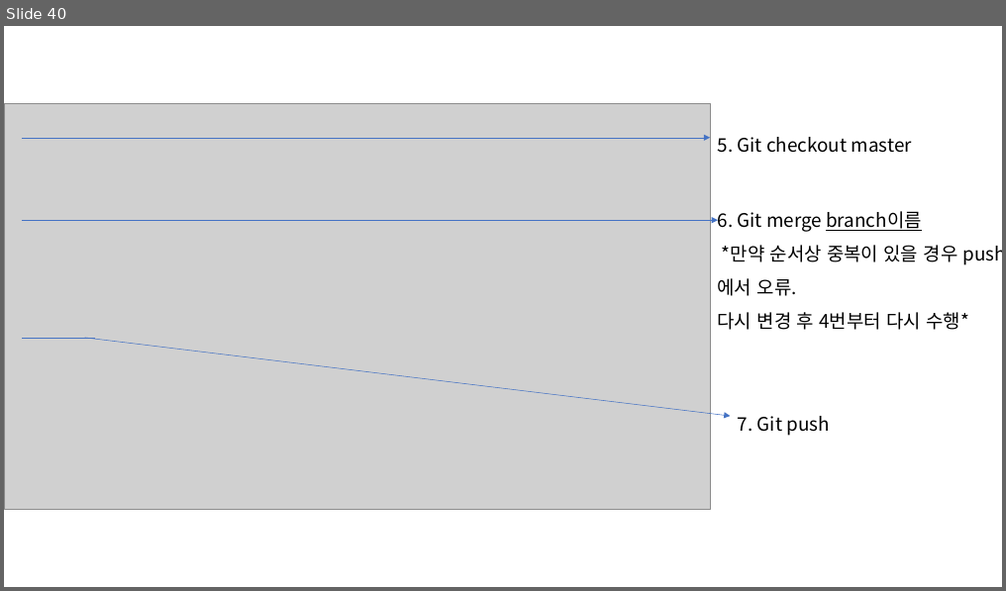
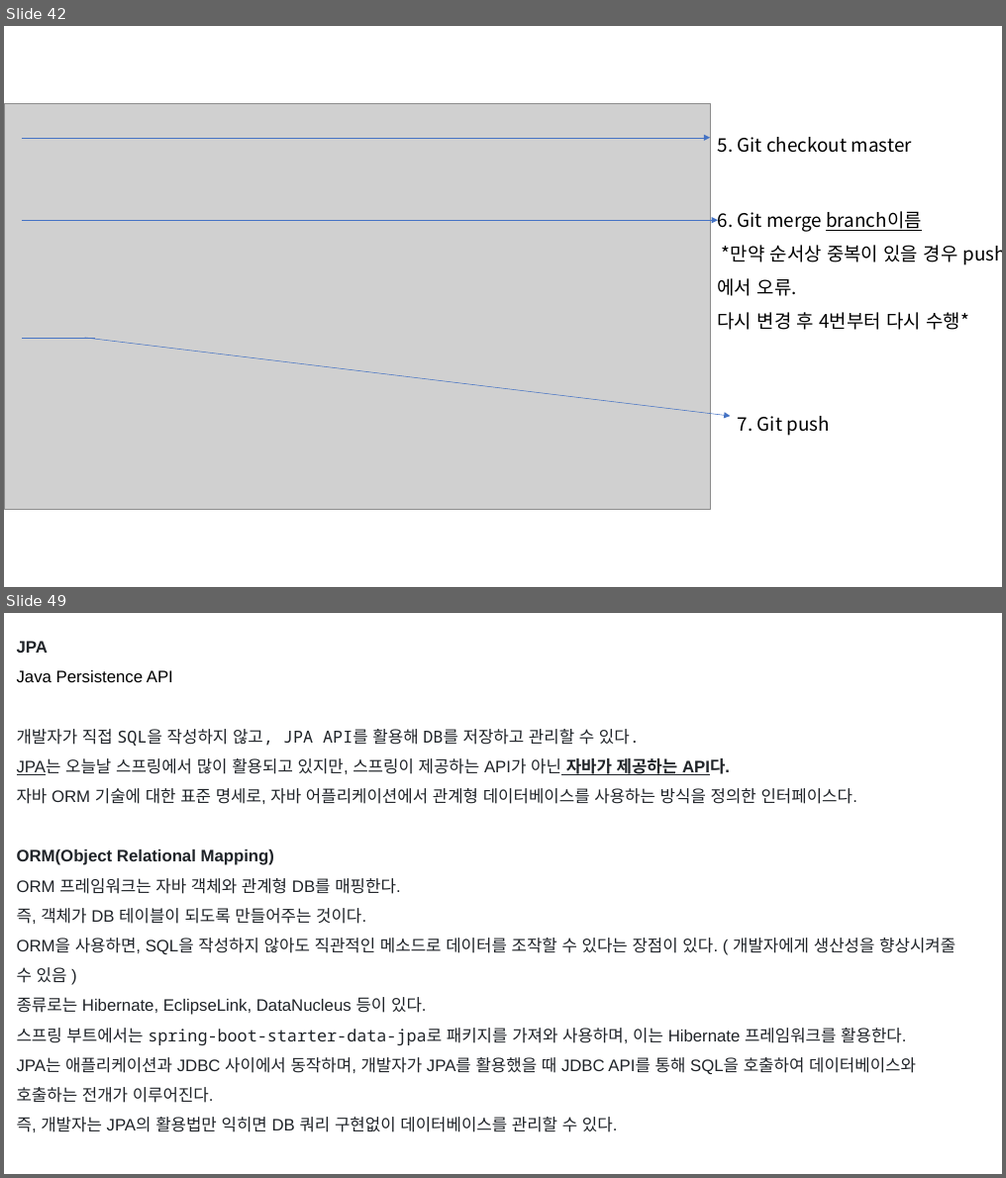
Before and after one commit to yunju94/know, a slide deck: know.pptx. Shown one above the other, each under a label of ours: slide 40 before the commit, slides 42 and 49 after it; the slides between them are not shown. The pictures are 1006x591 and 1006x1178 pixels, drawn with LibreOffice and Linux fonts; fonts in the diff are those of the drawing; grey boxes stand for pictures. Boxes give left, top, right and bottom in pixels: in the first picture for what was removed or moved away, otherwise in the second. Text is boxed around its words. In the diff, an @@ line names an element or a change of style, - is before the commit and + after.

```diff
--- a/know.pptx
+++ b/know.pptx
@@ slide 49 added at [4,613,1002,1174], background #FFFFFF @@
@@ text added at [17,641,955,1133], 16 pt, text #1F2328 @@
+JPA
+Java Persistence API
+개발자가 직접 SQL을 작성하지 않고, JPA API를 활용해 DB를 저장하고 관리할 수 있다.
+JPA는 오늘날 스프링에서 많이 활용되고 있지만, 스프링이 제공하는 API가 아닌 자바가 제공하는 API다.
+자바 ORM 기술에 대한 표준 명세로, 자바 어플리케이션에서 관계형 데이터베이스를 사용하는 방식을 정의한 인터페이스다.
+ORM(Object Relational Mapping)
+ORM 프레임워크는 자바 객체와 관계형 DB를 매핑한다.
+즉, 객체가 DB 테이블이 되도록 만들어주는 것이다.
+ORM을 사용하면, SQL을 작성하지 않아도 직관적인 메소드로 데이터를 조작할 수 있다는 장점이 있다. ( 개발자에게 생산성을 향상시켜줄 수 있음 )
+종류로는 Hibernate, EclipseLink, DataNucleus 등이 있다.
+스프링 부트에서는 spring-boot-starter-data-jpa로 패키지를 가져와 사용하며, 이는 Hibernate 프레임워크를 활용한다.
+JPA는 애플리케이션과 JDBC 사이에서 동작하며, 개발자가 JPA를 활용했을 때 JDBC API를 통해 SQL을 호출하여 데이터베이스와 호출하는 전개가 이루어진다.
+즉, 개발자는 JPA의 활용법만 익히면 DB 쿼리 구현없이 데이터베이스를 관리할 수 있다.
@@ what was slide 40 is now slide 42 @@
```
Also in this commit, not shown: 3 slides changed, 88 other slides added, 5 slides removed, 1 other file.
